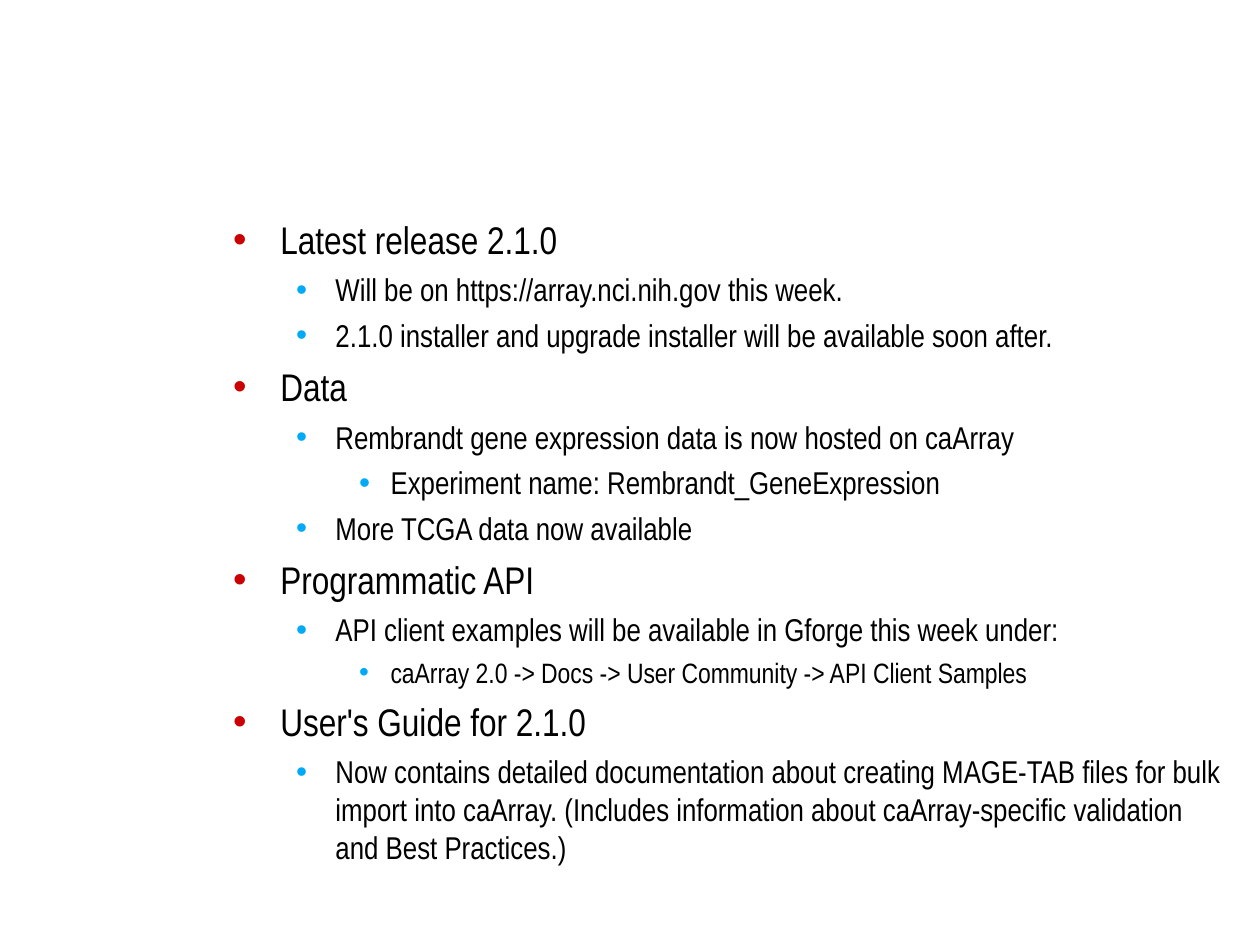
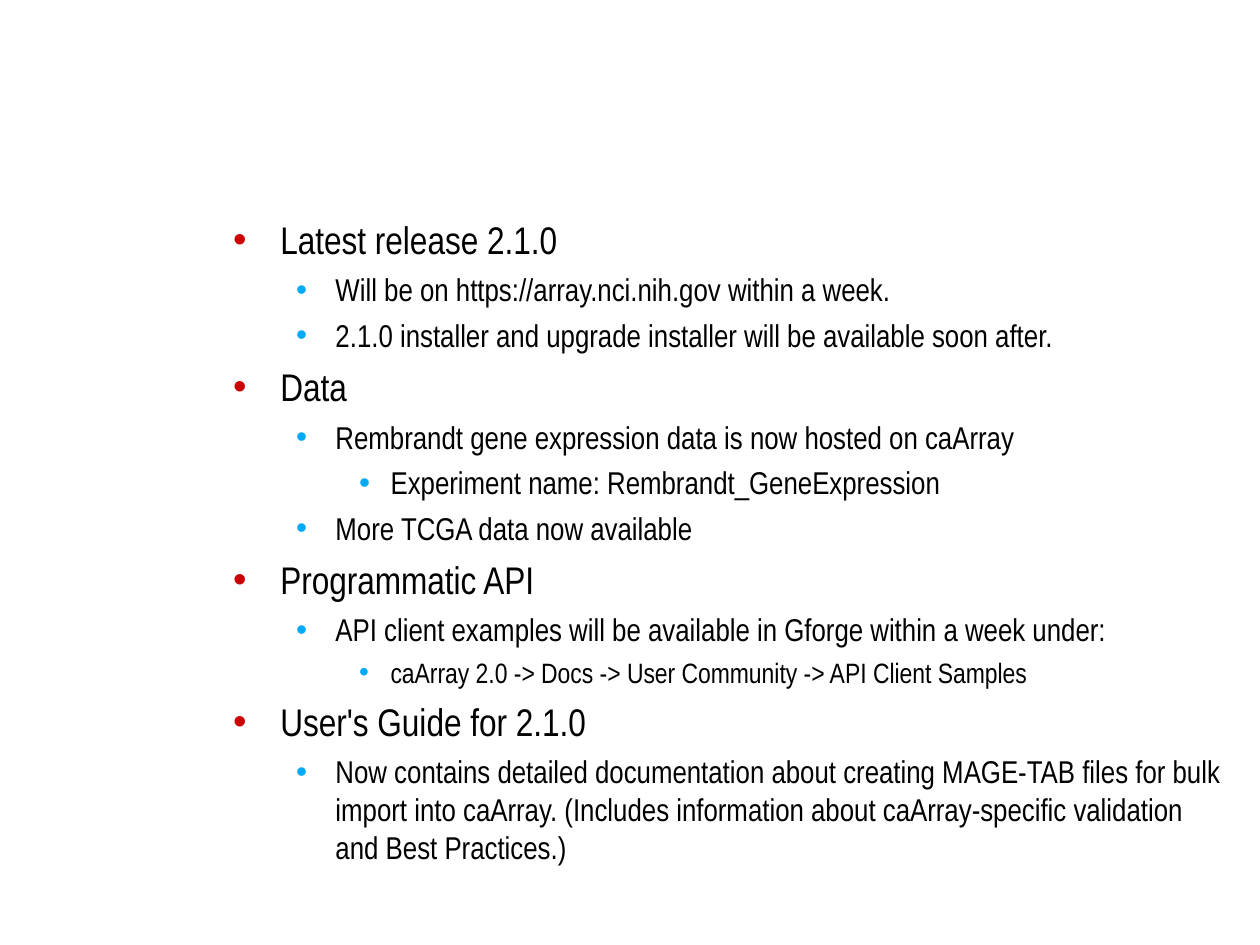
Before and after one commit to NCIP/caarray-docs, a slide deck: slide 3 of project_management/open_meetings/caArray User Community Meeting 2008.08.06.ppt. Drawn at 1260x945 pixels with LibreOffice and Linux fonts; fonts in the diff are those of the drawing; background and template pictures are left out. Boxes give left, top, right and bottom in pixels: in the first picture for what was removed or moved away, otherwise in the second. Text is boxed around its words. In the diff, an @@ line names an element or a change of style, - is before the commit and + after.

Commit message:
Updated anticipated date for 2.1.0 release.

```diff
--- a/project_management/open_meetings/caArray User Community Meeting 2008.08.06.ppt
+++ b/project_management/open_meetings/caArray User Community Meeting 2008.08.06.ppt
@@ text at (x1=335, y1=278, x2=890, y2=308): text changed @@
-  • Will be on https://array.nci.nih.gov this week.
+  • Will be on https://array.nci.nih.gov within a week.
@@ text at (x1=335, y1=618, x2=1105, y2=648): text changed @@
-  • API client examples will be available in Gforge this week under:
+  • API client examples will be available in Gforge within a week under:
```
